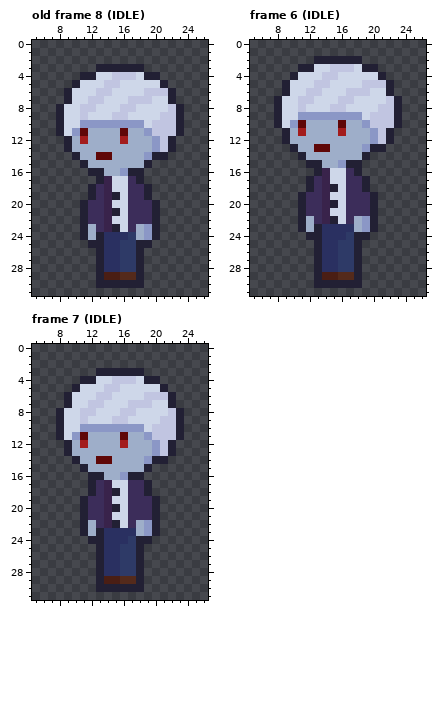
Two states of a pixel-art file, anotherThreat/aseprite/player.aseprite. Above is the file before it was changed.
32x32 pixels, 23 frames. Shown: old frame 8 (IDLE): x 5..26, y 0..31; frame 6 (IDLE): x 5..26, y 0..31; frame 7 (IDLE): x 5..26, y 0..31. The commit also changed other frames, which this record leaves out.
New version:
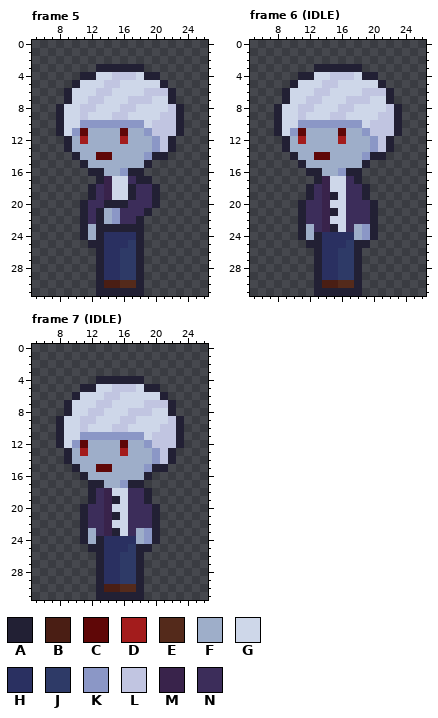
Palette (. is transparent): A #222034  B #4a1e14  C #5f0707  D #a31c1c  E #542a1b  F #9eaec9  G #ced7e9  H #2a3061  J #2e3a67  K #8b97c6  L #c1c5e1  M #39234b  N #3c2d5a
A new or re-ordered frame is compared with the old frame closest to it.
Log entry: player bite attack
The edit:
frames re-ordered
Changed rows in their new state; - is an unchanged pixel.
Frame 5 against old frame 8 (IDLE):
first column x 13:
17 ------A-
18 ----A-NA
19 --G-A-NA
20 -AAA----
21 AFKN--A.
22 AFKN-A..
23 AA-AAA..
24 ----HA..
25 ---H--.-
first column x 13:
29 -HHJJ-
30 -BBEE-
31 AAAAAA
Frame 6 (IDLE):
first column x 8:
 2 -----......-----
 3 ---..AAAAAA..---
 4 --.AA-G-LL-AA.--
 5 -.A--G-L---GGA.-
 6 ----G-L--GG-LL--
 7 .A-G-L--G-LL--A.
 8 ----L--G-L---G--
 9 ---LGGGLLGG-G---
10 --GKKKKKKKKG----
11 AGKC----C--KL-LA
12 ---D----D-------
13 -AF--FF----FKLA-
14 --AF-CC----KAA--
15 ---AFF--FFFA----
16 ----A-FFKA------
17 ----.A----A.----
18 -------G--------
19 ---.A--A---A.---
20 -------G--------
21 -------A--------
22 ----N--G--NN----
23 -----NMAGN------
24 ---AF----HFKA---
25 ----A---H--A----
first column x 13:
29 -HHJJ-
30 -BBEE-
31 AAAAAA
Frame 7 (IDLE):
first column x 8:
 3 -----......-----
 4 ---..AAAAAA..---
 5 --.AA-G-LL-AA.--
 6 -.A--G-L---GGA.-
 7 ----G-L--GG-LL--
 8 .A-G-L--G-LL--A.
 9 ----L--G-L---G--
10 ---LGGGLLGG-G---
11 --GKKKKKKKKG----
12 AGKC----C--KL-LA
13 ---D----D-------
14 -AF--FF----FKLA-
15 --AF-CC----KAA--
16 ---AFF--FFFA----
17 -----AFFKAA.----
18 -------G--------
19 ---.A--A---A.---
20 -------G--------
21 -------A--------
22 ----N--G--NN----
23 -----NMAGN------
24 ---AF----HFKA---
25 ----A---H--A----
first column x 13:
29 -HHJJ-
30 -BBEE-
31 AAAAAA
